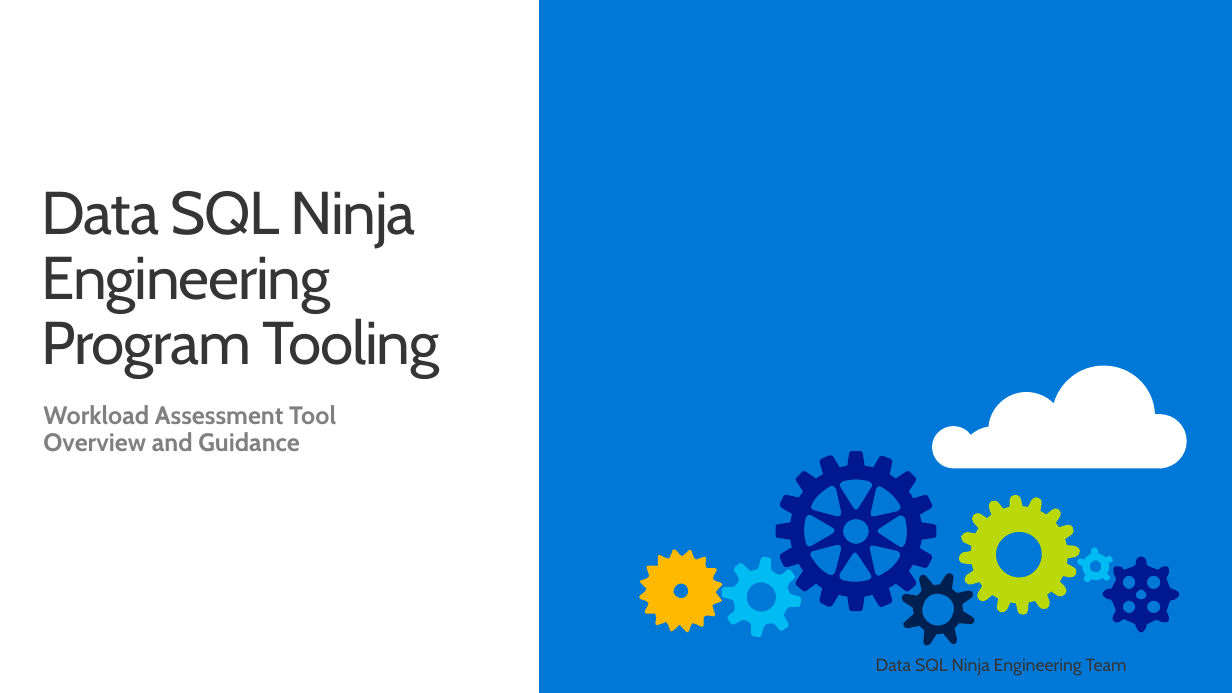
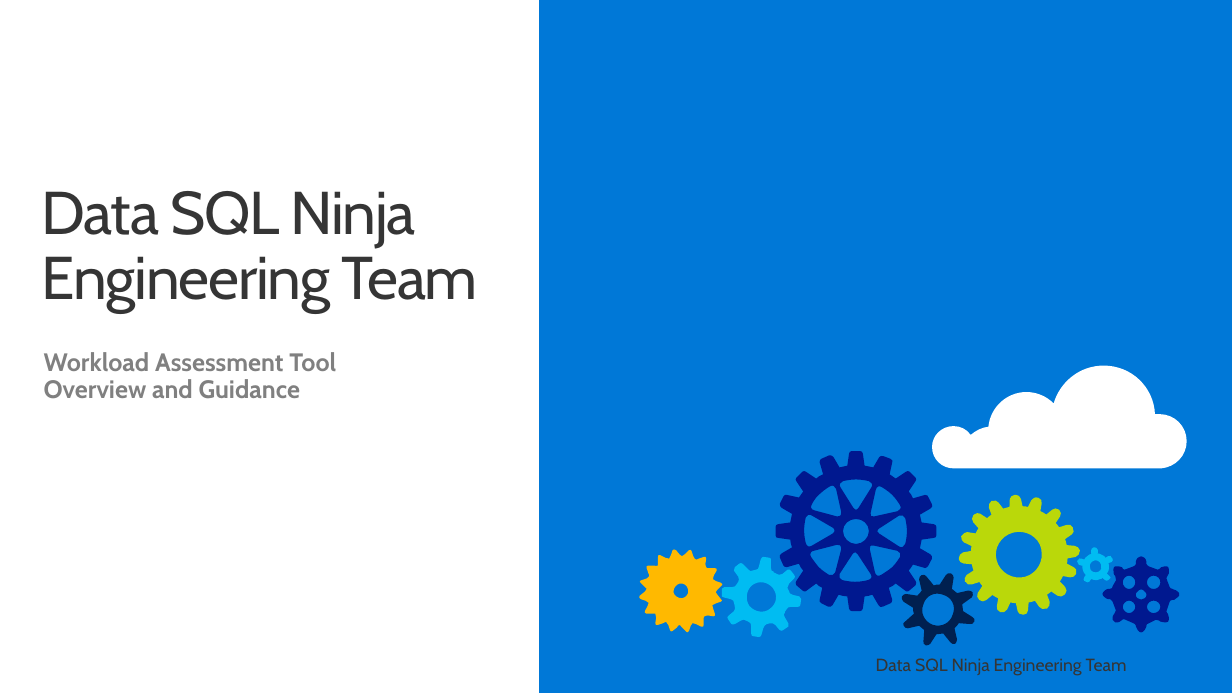
Before and after one commit to microsoft/DataMigrationTeam, a slide deck: slide 1 of IP and Scripts/Data Workload Assessment Model and Tool/Workload Assessment Tools/Data Workload Assessment Model and Tool - Overview and Guidance - v3 - Embedded Tool.pptx. Drawn at 1232x693 pixels with LibreOffice and Linux fonts; fonts in the diff are those of the drawing; background and template pictures are left out. Boxes give left, top, right and bottom in pixels: in the first picture for what was removed or moved away, otherwise in the second. Text is boxed around its words. In the diff, an @@ line names an element or a change of style, - is before the commit and + after.

```diff
--- a/IP and Scripts/Data Workload Assessment Model and Tool/Workload Assessment Tools/Data Workload Assessment Model and Tool - Overview and Guidance - v3 - Embedded Tool.pptx
+++ b/IP and Scripts/Data Workload Assessment Model and Tool/Workload Assessment Tools/Data Workload Assessment Model and Tool - Overview and Guidance - v3 - Embedded Tool.pptx
@@ title at (42,191,477,312): text changed @@
-Data SQL Ninja Engineering Program Tooling
+Data SQL Ninja Engineering Team
@@ text "Workload Assessment Tool": place and size @@
-text "Workload Assessment Tool" at (43,405,336,451)
+text "Workload Assessment Tool" at (44,352,336,398)
```
Also in this commit, not shown: 1 other slide changed, 23 other files.
